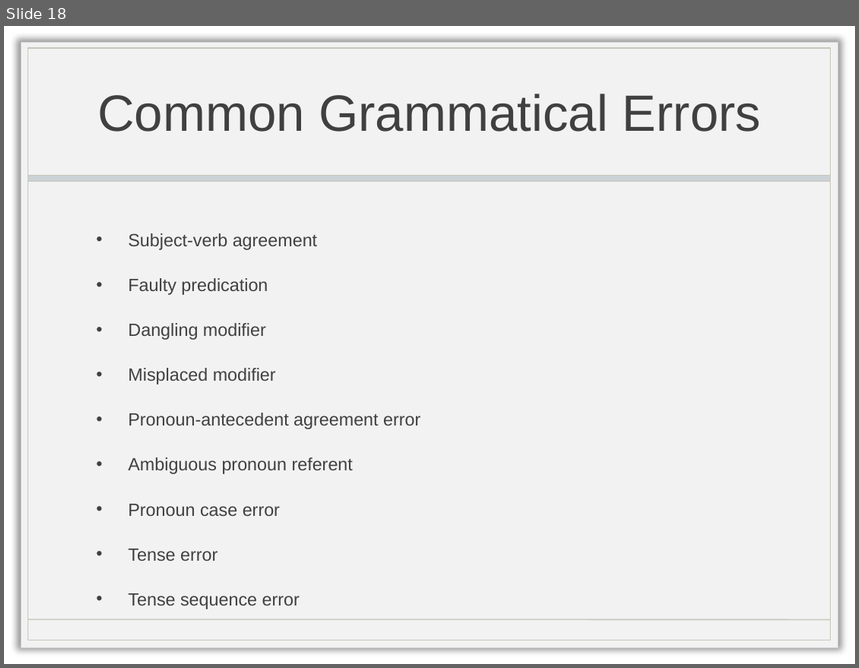
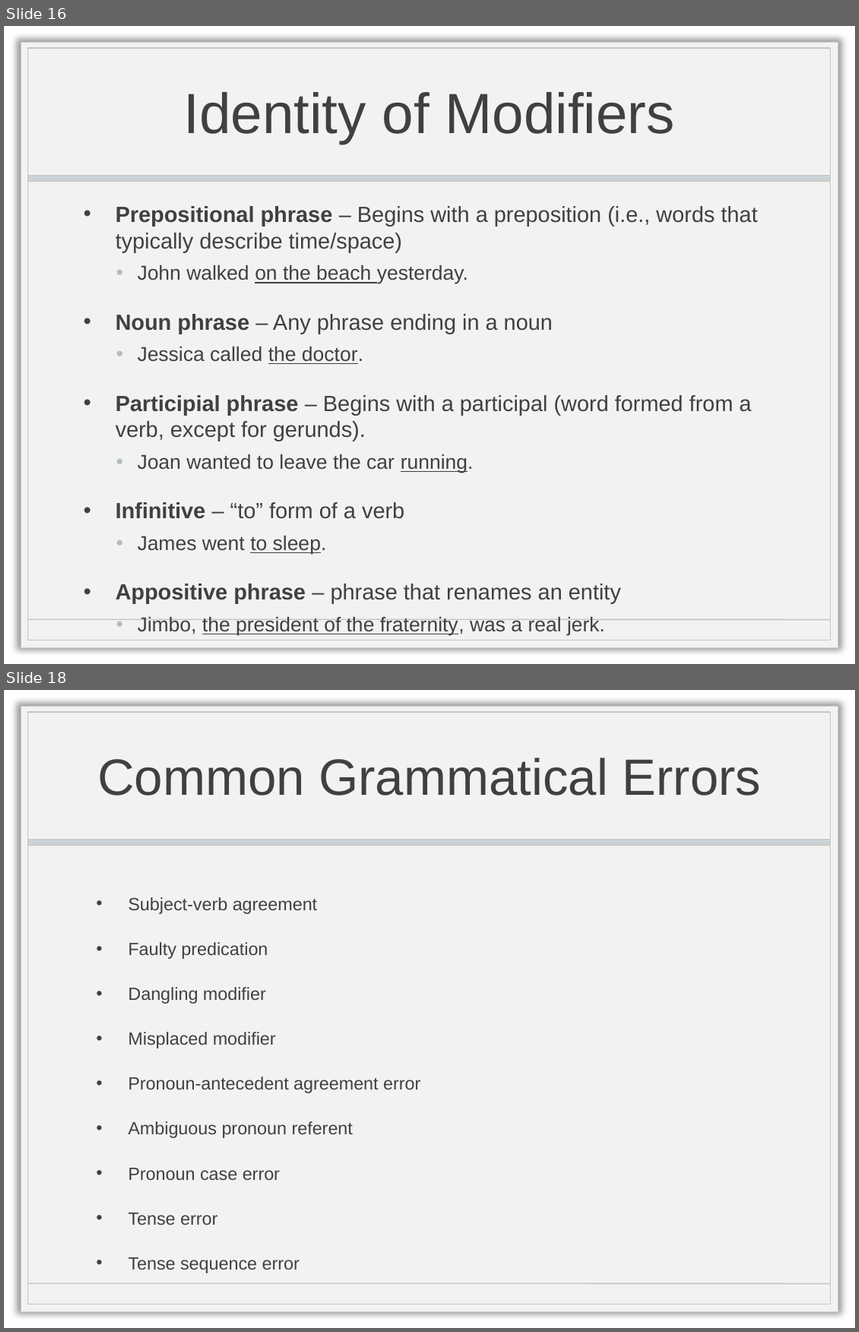
Before and after one commit to doctorlam/tecm4190, a slide deck: readings/4190_grammar.pptx. Shown one above the other, each under a label of ours: slide 18 before the commit, slides 16 and 18 after it; the slides between them are not shown. The pictures are 859x668 and 859x1332 pixels, drawn with LibreOffice and Linux fonts; fonts in the diff are those of the drawing; background and template pictures are left out. Boxes give left, top, right and bottom in pixels: in the first picture for what was removed or moved away, otherwise in the second. Text is boxed around its words. In the diff, an @@ line names an element or a change of style, - is before the commit and + after.

```diff
--- a/readings/4190_grammar.pptx
+++ b/readings/4190_grammar.pptx
@@ slide 16 added at [4,26,855,664], background picture (left out); not listed: 4 template elements that a slide beside it also shows @@
@@ title added at [183,92,675,144], 48 pt, text #404040 @@
+Identity of Modifiers
@@ text added at [116,206,758,636], 18.6 pt, text #404040 @@
+• Prepositional phrase – Begins with a preposition (i.e., words that typically describe time/space)
+  • John walked on the beach yesterday.
+• Noun phrase – Any phrase ending in a noun
+  • Jessica called the doctor.
+• Participial phrase – Begins with a participal (word formed from a verb, except for gerunds).
+  • Joan wanted to leave the car running.
+• Infinitive – “to” form of a verb
+  • James went to sleep.
+• Appositive phrase – phrase that renames an entity
+  • Jimbo, the president of the fraternity, was a real jerk.
```
Also in this commit, not shown: 8 slides changed, 1 other slide added, 3 slides removed, 2 other files.
